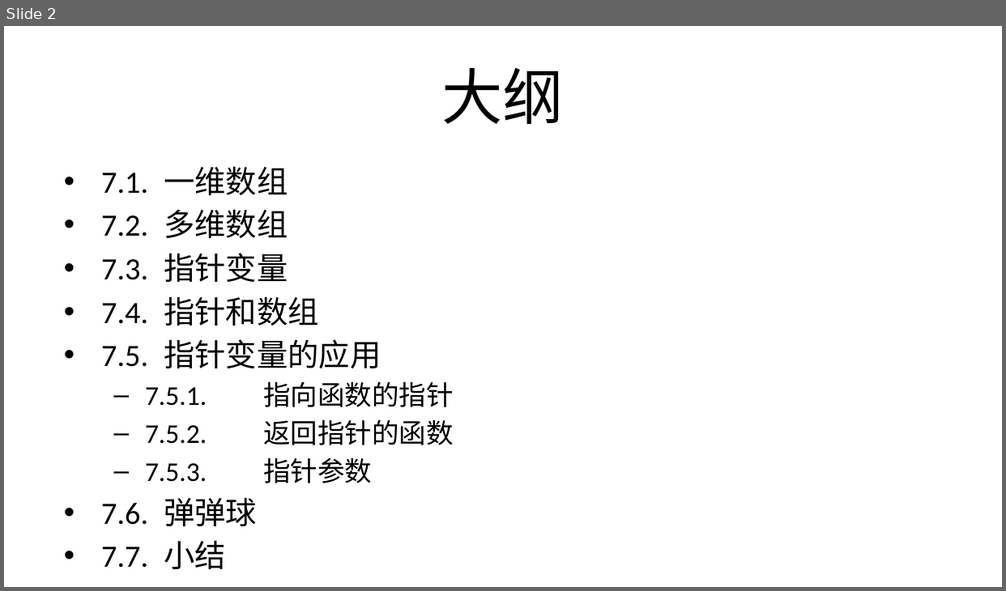
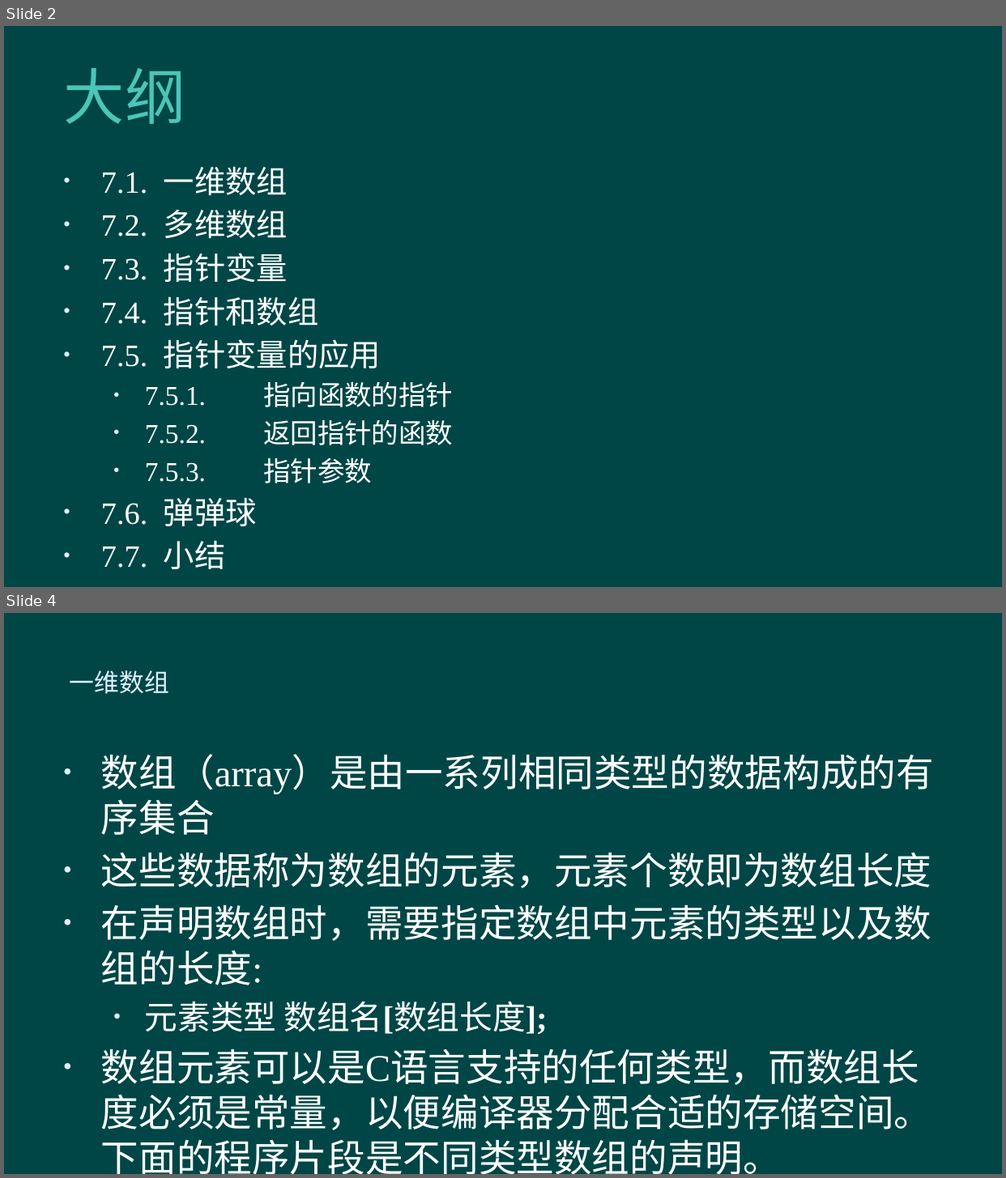
Before and after one commit to hanhonglei/Course_BasicGameProgramming, a slide deck: 第7章 数组及指针/第7章 数组及指针.pptx. Shown one above the other, each under a label of ours: slide 2 before the commit, slides 2 and 4 after it; the slides between them are not shown. The pictures are 1006x591 and 1006x1178 pixels, drawn with LibreOffice and Linux fonts; fonts in the diff are those of the drawing; background and template pictures are left out. Boxes give left, top, right and bottom in pixels: in the first picture for what was removed or moved away, otherwise in the second. Text is boxed around its words. In the diff, an @@ line names an element or a change of style, - is before the commit and + after.

```diff
--- a/第7章 数组及指针/第7章 数组及指针.pptx
+++ b/第7章 数组及指针/第7章 数组及指针.pptx
@@ slide 4 added at [4,613,1002,1174], background #004646 @@
@@ title added at [70,671,169,694], 18 pt, text #E1F0FF @@
+  一维数组
@@ text added at [101,754,934,1174], 27.2 pt, text #FFFFFF @@
+• 数组（array）是由一系列相同类型的数据构成的有序集合
+• 这些数据称为数组的元素，元素个数即为数组长度
+• 在声明数组时，需要指定数组中元素的类型以及数组的长度:
+  • 元素类型 数组名[数组长度];
+• 数组元素可以是C语言支持的任何类型，而数组长度必须是常量，以便编译器分配合适的存储空间。下面的程序片段是不同类型数组的声明。
@@ slide 2 changed as well @@
@@ background #FFFFFF to #004646 @@
@@ title "大纲" at [64,68,186,124]: font Calibri to Roboto, text colour #000000 to #4BC5B9, letter spacing 0 to 0.5 pt; alignment centre to left @@
@@ text "7.1. 一维数组" at [101,166,453,484]: font Calibri to Times New Roman, text colour #000000 to #FFFFFF; bullet – to • @@
```
Also in this commit, not shown: 1 other slide changed, 61 other slides added, 1 other file.
